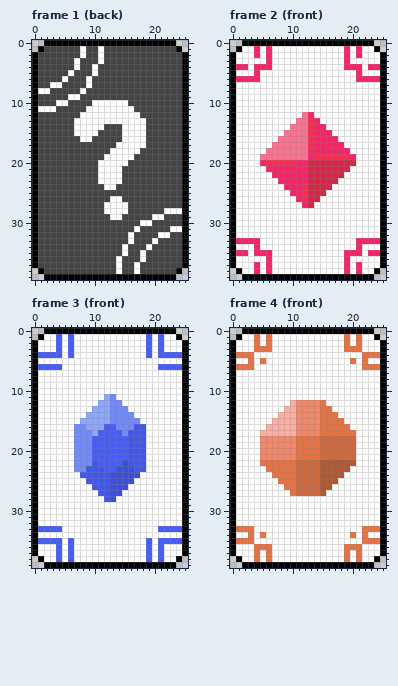
Pixel-art file, stored at resource_original/art/step_flipflip/step_flipflip_card.aseprite. Above is the file before it was changed.
26x40 pixels, 6 frames. Shown: frame 1 (back), frame 2 (front), frame 3 (front), frame 4 (front). The commit also changed other frames, which this record leaves out.
After the commit:
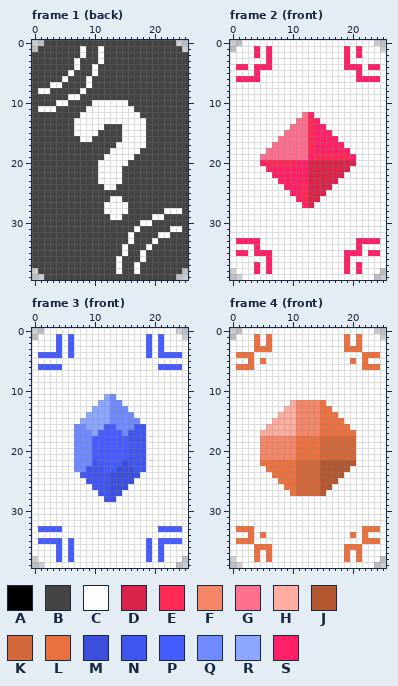
Palette (. is transparent): A #000000  B #444444  C #ffffff  D #d92348  E #ff2954  F #f58667  G #ff708f  H #ffada1  J #b35730  K #d46739  L #eb7240  M #3b4edc  N #4156f0  P #455cff  Q #708aff  R #8ca7ff  S #ff2167
What changed:
Changed rows in their new state; - is an unchanged pixel.
Frame 1 (back), layer "BG":
first column x 0:
 0 --BBBBBBBBBBBBBBBBBBBBBB--
 1 -B----------------------B-
 2 B------------------------B
 3 B------------------------B
 4 B------------------------B
 5 B------------------------B
 6 B------------------------B
 7 B------------------------B
 8 B------------------------B
 9 B------------------------B
10 B------------------------B
11 B------------------------B
12 B------------------------B
13 B------------------------B
14 B------------------------B
15 B------------------------B
16 B------------------------B
17 B------------------------B
18 B------------------------B
19 B------------------------B
20 B------------------------B
21 B------------------------B
22 B------------------------B
23 B------------------------B
24 B------------------------B
25 B------------------------B
26 B------------------------B
27 B------------------------B
28 B------------------------B
29 B------------------------B
30 B------------------------B
31 B------------------------B
32 B------------------------B
33 B------------------------B
34 B------------------------B
35 B------------------------B
36 B------------------------B
37 B------------------------B
38 -B----------------------B-
39 --BBBBBBBBBBBBBBBBBBBBBB--
Frame 2 (front), layer "BG":
first column x 0:
 0 --CCCCCCCCCCCCCCCCCCCCCC--
 1 -C----------------------C-
 2 C------------------------C
 3 C------------------------C
 4 C------------------------C
 5 C------------------------C
 6 C------------------------C
 7 C------------------------C
 8 C------------------------C
 9 C------------------------C
10 C------------------------C
11 C------------------------C
12 C------------------------C
13 C------------------------C
14 C------------------------C
15 C------------------------C
16 C------------------------C
17 C------------------------C
18 C------------------------C
19 C------------------------C
20 C------------------------C
21 C------------------------C
22 C------------------------C
23 C------------------------C
24 C------------------------C
25 C------------------------C
26 C------------------------C
27 C------------------------C
28 C------------------------C
29 C------------------------C
30 C------------------------C
31 C------------------------C
32 C------------------------C
33 C------------------------C
34 C------------------------C
35 C------------------------C
36 C------------------------C
37 C------------------------C
38 -C----------------------C-
39 --CCCCCCCCCCCCCCCCCCCCCC--
Frame 3 (front), layer "BG": the same change as frame 2 (front)
Frame 4 (front), layer "BG": the same change as frame 2 (front)
Boxes around the changes in both pictures, in picture pixels (x1, y1, x2, y2):
changed: (32, 40, 188, 280)
changed: (230, 40, 386, 280)
changed: (32, 328, 188, 568)
changed: (230, 328, 386, 568)
